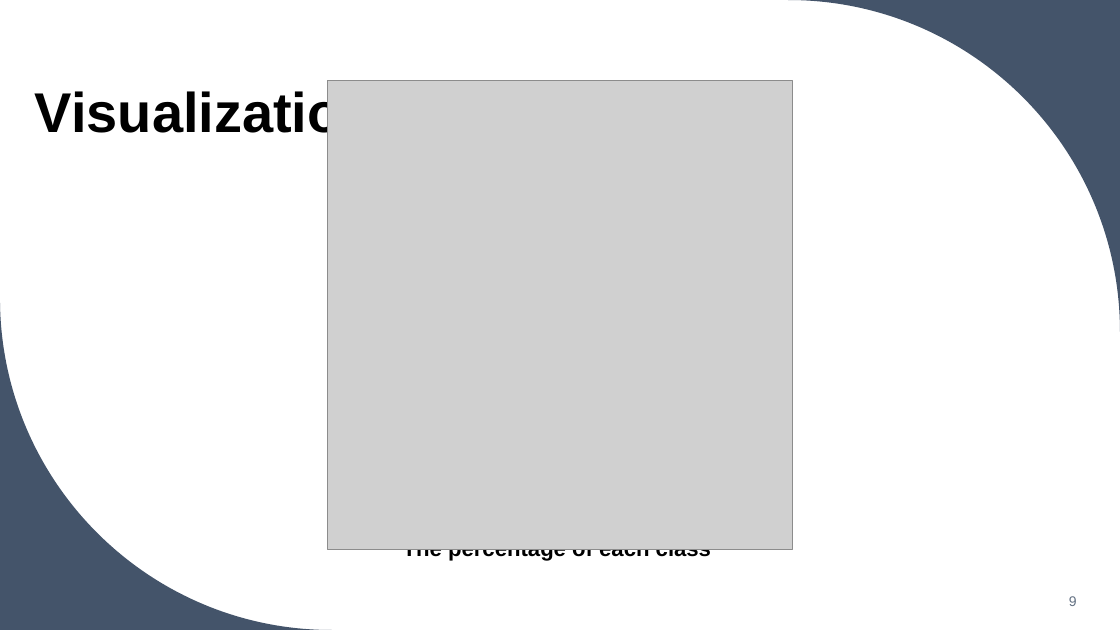
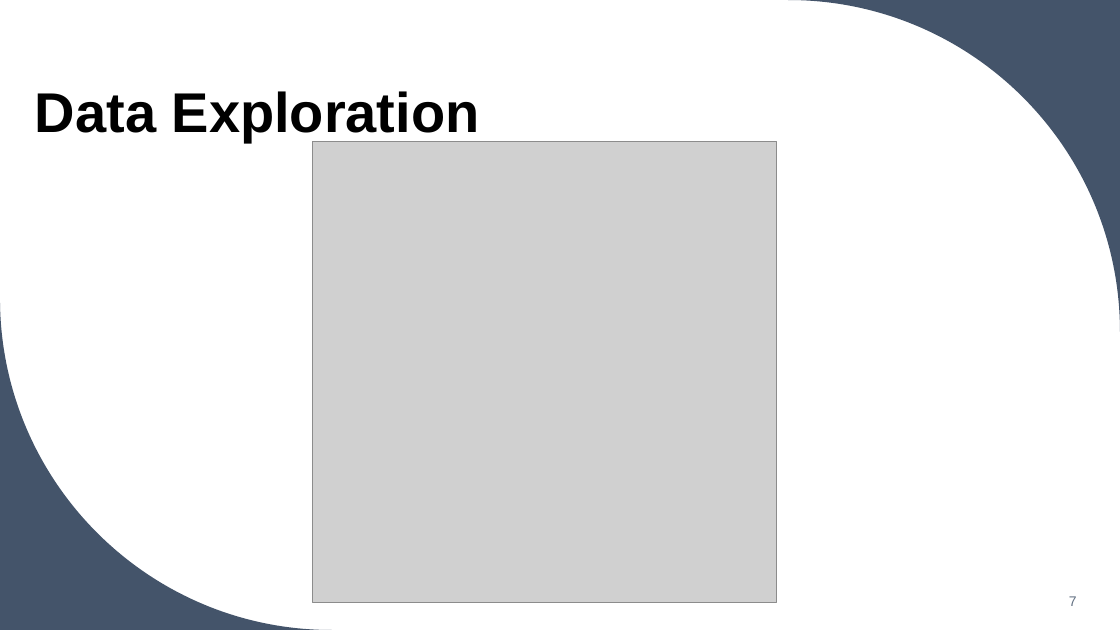
Before and after one commit to Fatmakaram97/Zep-task, a slide deck: slide 7 of Mental classes presentation.pptx (slide 9 before the commit). Drawn at 1120x630 pixels with LibreOffice and Linux fonts; fonts in the diff are those of the drawing; grey boxes stand for pictures. Boxes give left, top, right and bottom in pixels: in the first picture for what was removed or moved away, otherwise in the second. Text is boxed around its words. In the diff, an @@ line names an element or a change of style, - is before the commit and + after.

```diff
--- a/Mental classes presentation.pptx
+++ b/Mental classes presentation.pptx
@@ title at box(35, 91, 480, 142): text changed @@
-Visualization
+Data Exploration
@@ picture: place and size @@
-picture at box(328, 81, 792, 549)
+picture at box(313, 141, 777, 602)
@@ text removed at box(403, 549, 711, 561) @@
-The percentage of each class
@@ page number at box(1069, 596, 1077, 606): text changed @@
-9
+7
```
Also in this commit, not shown: 5 other slides changed, 17 slides added, 16 slides removed, 2 other files.
